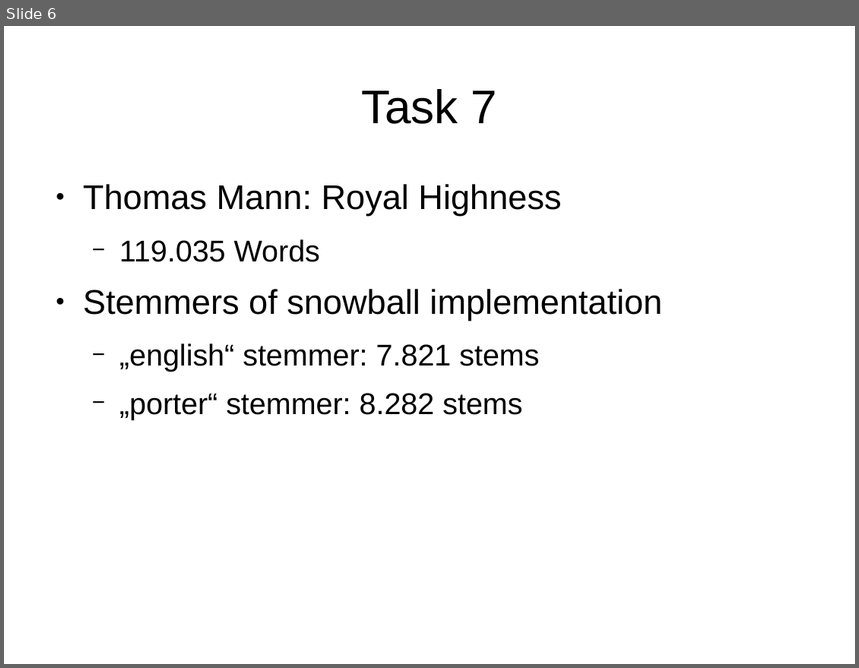
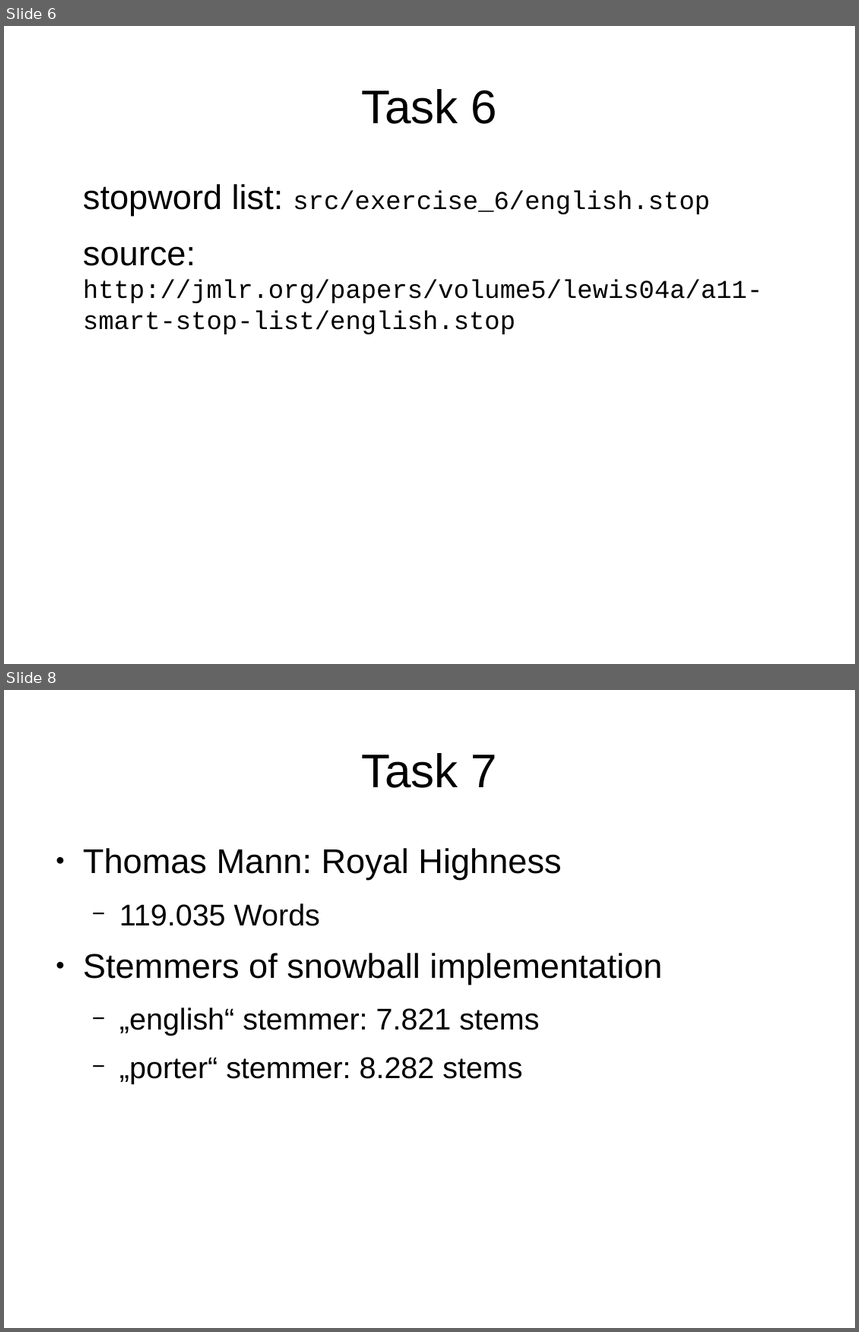
Before and after one commit to thelaui/web-search-exercises, a slide deck: exercises/02/presentation.odp. Shown one above the other, each under a label of ours: slide 6 before the commit, slides 6 and 8 after it; the slides between them are not shown. The pictures are 859x668 and 859x1332 pixels, drawn with LibreOffice and Linux fonts; fonts in the diff are those of the drawing. Boxes give left, top, right and bottom in pixels: in the first picture for what was removed or moved away, otherwise in the second. Text is boxed around its words. In the diff, an @@ line names an element or a change of style, - is before the commit and + after.

```diff
--- a/exercises/02/presentation.odp
+++ b/exercises/02/presentation.odp
@@ slide 6 added at bbox=[4, 26, 855, 664], background #FFFFFF @@
@@ title added at bbox=[361, 89, 498, 124], 44 pt, text #000000 @@
+Task 6
@@ text added at bbox=[83, 184, 762, 335], 24 pt, text #000000 @@
+stopword list: src/exercise_6/english.stop
+source: http://jmlr.org/papers/volume5/lewis04a/a11-smart-stop-list/english.stop
@@ what was slide 6 is now slide 8 @@
```
Also in this commit, not shown: 4 slides changed, 2 other slides added, 1 slide removed, 1 other file.
